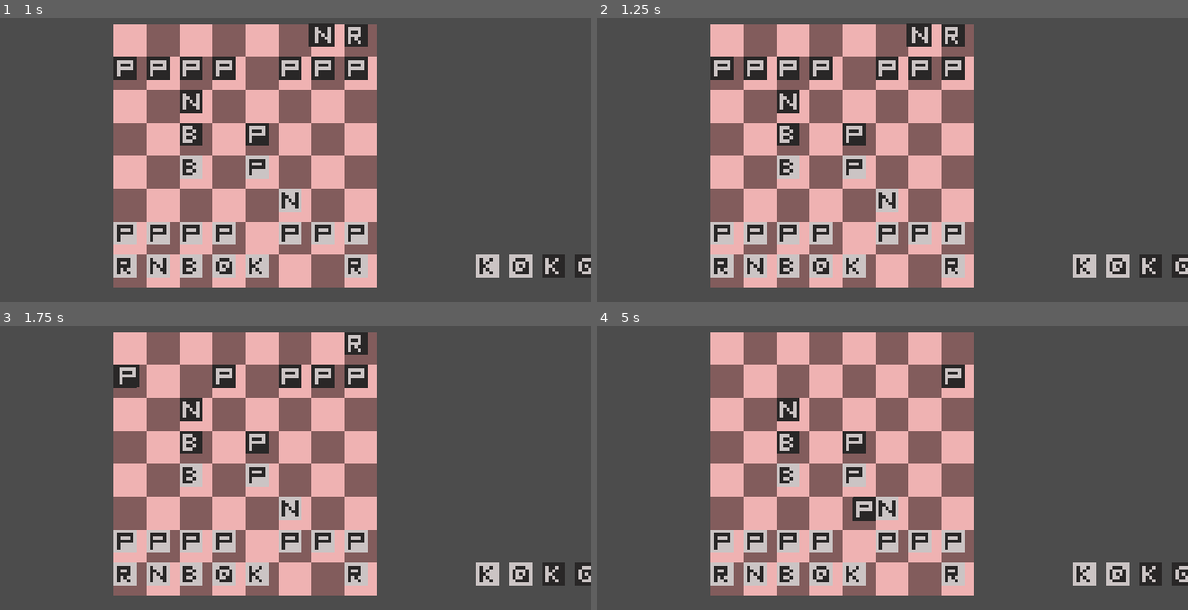
Above: before the commit, frames 1-4 (two rows, left to right).
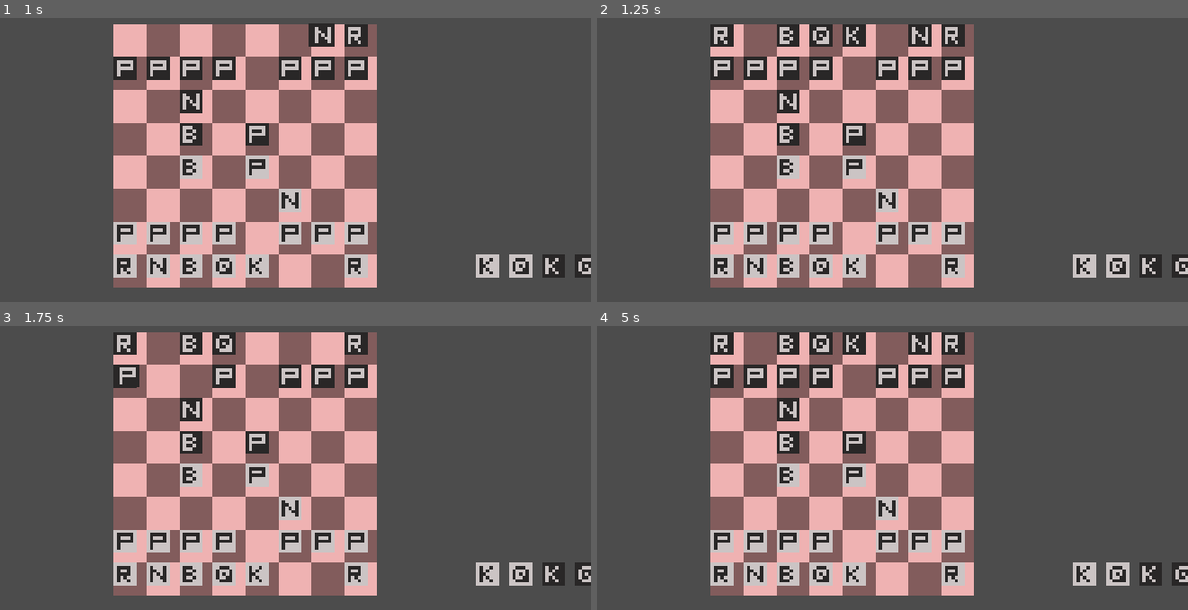
Above: after the commit, the same moments.

Repository: BumboBlast/godot-chess-engine
Game: Godot game, scene res://REALchess.tscn
The game is run twice, just before and just after one commit, with the same random seed, the same clock (stepped at 60 frames per second) and the same inputs. The project has no main scene, so this scene is started directly.
Inputs (mouse positions are in pixels of both pictures, inside the frame that each line leads up to):
- Up to frame 1 (1 s): tap Enter at 0.5 s; drag from (124, 35) to (325, 35) at 0.52 s
- Up to frame 2 (1.25 s): no input
- Up to frame 3 (1.75 s): drag from (319, 343) to (124, 377) at 1.27 s
- Up to frame 4 (5 s): move the mouse to (721, 377) at 2.02 s; press the mouse at (721, 377) at 2.03 s; release the mouse at (721, 377) at 2.75 s; tap Space at 2.75 s; drag from (721, 374) to (922, 377) at 2.77 s; drag from (916, 377) to (862, 510) at 3.52 s; drag from (951, 343) to (862, 507) at 4.27 s

Frame 1 is identical in both runs. In frame 2, 1.3% of the frame differs, in the area x 19-57%, y 1-11%; in frame 3, 0.9%; in frame 4, 4.1%, in the area x 19-63%, y 2-69%.

Commit message:
dropping pieces works

Diff:
--- a/Board.gd
+++ b/Board.gd
@@ -85,7 +85,7 @@
 
 # return pixel coordinate relative to board's origin
 # origin + coordinate_offset
-func calculate_square_coords(rankFile):
+func calculate_square_rect(rankFile):
 	# char -> int 'A' is 0. '1' is 0
 	var file = ord(rankFile[0]) - 65
 	var rank = 7 - (ord(rankFile[1]) - 49)
@@ -142,7 +142,7 @@
 
 # sets the piece's (and it's sprite's) position to the square rect's
 func place_piece(piece, square: String):
-	var target_square = calculate_square_coords(square)
+	var target_square = calculate_square_rect(square)
 	piece.set_position(target_square.position)
 	piece.update_piece_sprite_rect()
 
--- a/Piece.gd
+++ b/Piece.gd
@@ -20,8 +20,20 @@
 # default true/dark
 var parity = true
 
+# boolean stores whether or not the piece in question is draggable
 var selected = false
 
+# boolean stores when the piece has just been let go
+var just_dropped = false
+
+# stores space which the piece will lerp into when dropped
+var rest_point
+
+# array of strings storing list of legal spaces that a piece in question can land
+var legal_spaces = []
+
+# stores the  coords right when a piece is clicked
+var last_legal_position
 
 """
 	Piece methods
@@ -92,8 +104,6 @@
 		$PieceSprite.get_region_rect().size * self.get_scale()
 	)
 	# node and sprite should share same coords (weird)
-	print(sprite_rect.size)
-	# collision is the same shape as texture rect
 
 
 
@@ -119,22 +129,23 @@
 
 
 
+
+func is_in_rect(point: Vector2, rect: Rect2):
+
+	# if point is beyond top-left corner
+	if (point[0] > rect.position[0]):
+		if (point[1] > rect.position[1]):
+
+			# if point is before bottom-right corner
+			if (point[0] < rect.position[0] + rect.size[0]):
+				if (point[1] < rect.position[1] + rect.size[1]):
+					return true
+	return false
+
+
 """
 Event Handlers
 """
-
-func _on_Piece_mouse_entered():
-	print("PIECE mouse entered")
-
-
-
-
-
-
-func _on_Piece_mouse_exited():
-	print("PIECE mouse exited")
-
-
 
 
 
@@ -144,29 +155,88 @@
 
 		# after click, want piece's CENTER to SNAP to mouse positon
 		global_position = get_global_mouse_position() - (self.sprite_rect.size / 2)
+
+		# calculate list of spaces legal for the piece to land
+		legal_spaces.append(get_parent().get_parent().get_parent().get_node("Rules").get_legal_spaces(self))
+
+		# stores the last place the piece was picked up (only stores it once)
+		if (self.selected == false):
+
+			last_legal_position = global_position
+			print( "set last square: ", last_legal_position )
+
+		# picks up the piece
 		self.selected = true
+
+
 
 
 
 # captures all input events
 func _input(event):
 	if (event is InputEventMouseButton):
-		if (event.button_index == BUTTON_LEFT and not event.pressed):
-			self.selected = false
-
+
+		# if button is held
+		if (self.selected == true):
+
+			# if button is let go
+			if (event.button_index == BUTTON_LEFT and not event.pressed):
+
+				self.just_dropped = true
+
+				# check to see if cursor (piece center) is hovering a legal space
+				for space in legal_spaces:
+					var space_rect = get_parent().get_parent().get_parent().get_node("Board").calculate_square_rect(space)
+					if (is_in_rect(get_global_mouse_position(), space_rect)):
+
+						# piece will lerp into the new rest zone
+						self.rest_point = space_rect.position
+
+						# the array of legal spaces will be rebuilt when a new piece is clicked
+						legal_spaces.clear()
+						self.selected = false
+
+						print("correct spot")
+						return
+
+				# piece will lerp into old rest zone (before update)
+				# since this is only updated at release of mouse button
+				self.rest_point = self.sprite_rect.position
+				self.selected = false
 
 
 
 
 func _physics_process(delta):
+
+	# if piece is clicked (dragged)
 	if (selected == true):
 
 		# 25 * delta fixes the movement to the frame rate
 		# the center follows the cursor
+		# lerping is finding the weighted average point
 		global_position = lerp(global_position, get_global_mouse_position() - (self.sprite_rect.size / 2), 25 * delta)
 
 
 
+	# if piece has just been let go
+	if (just_dropped == true):
+
+		# if sprite is lerping pretty close to the square, snap it
+		var ten_pixels_away = Rect2(
+			self.rest_point[0] - 5, # 5 pixels left
+			self.rest_point[1] - 5, # 5 pixels up
+			10, # 5 pixels right
+			10 # 5 pixels down
+		)
+		if (is_in_rect(global_position, ten_pixels_away)):
+			print("finished traveling")
+			global_position = rest_point
+			update_piece_sprite_rect()
+			self.just_dropped = false
+
+		# piece lerps until its close enough to snap
+		global_position = lerp(global_position, rest_point,  25 * delta)
 
 
 
--- a/REALchess.tscn
+++ b/REALchess.tscn
@@ -1,12 +1,14 @@
-[gd_scene load_steps=3 format=2]
+[gd_scene load_steps=4 format=2]
 
 [ext_resource path="res://Board.tscn" type="PackedScene" id=1]
 [ext_resource path="res://REALchess.gd" type="Script" id=2]
+[ext_resource path="res://Rules.gd" type="Script" id=3]
 
 [node name="REALchess" type="Node"]
 script = ExtResource( 2 )
 
 [node name="Rules" type="Node" parent="."]
+script = ExtResource( 3 )
 
 [node name="Board" parent="." instance=ExtResource( 1 )]
 visible = true
--- a/Rules.gd
+++ b/Rules.gd
@@ -5,6 +5,14 @@
 
 
 
+
+# uses the piece and board state to calculate list of legal spaces
+# does not consider coordinates. Only file/ rank
+func get_legal_spaces(piece):
+	return "D5"
+
+
 # Called when the node enters the scene tree for the first time.
 func _ready():
+	print ('rules ready')
 	pass
Not shown, changed: README.md
